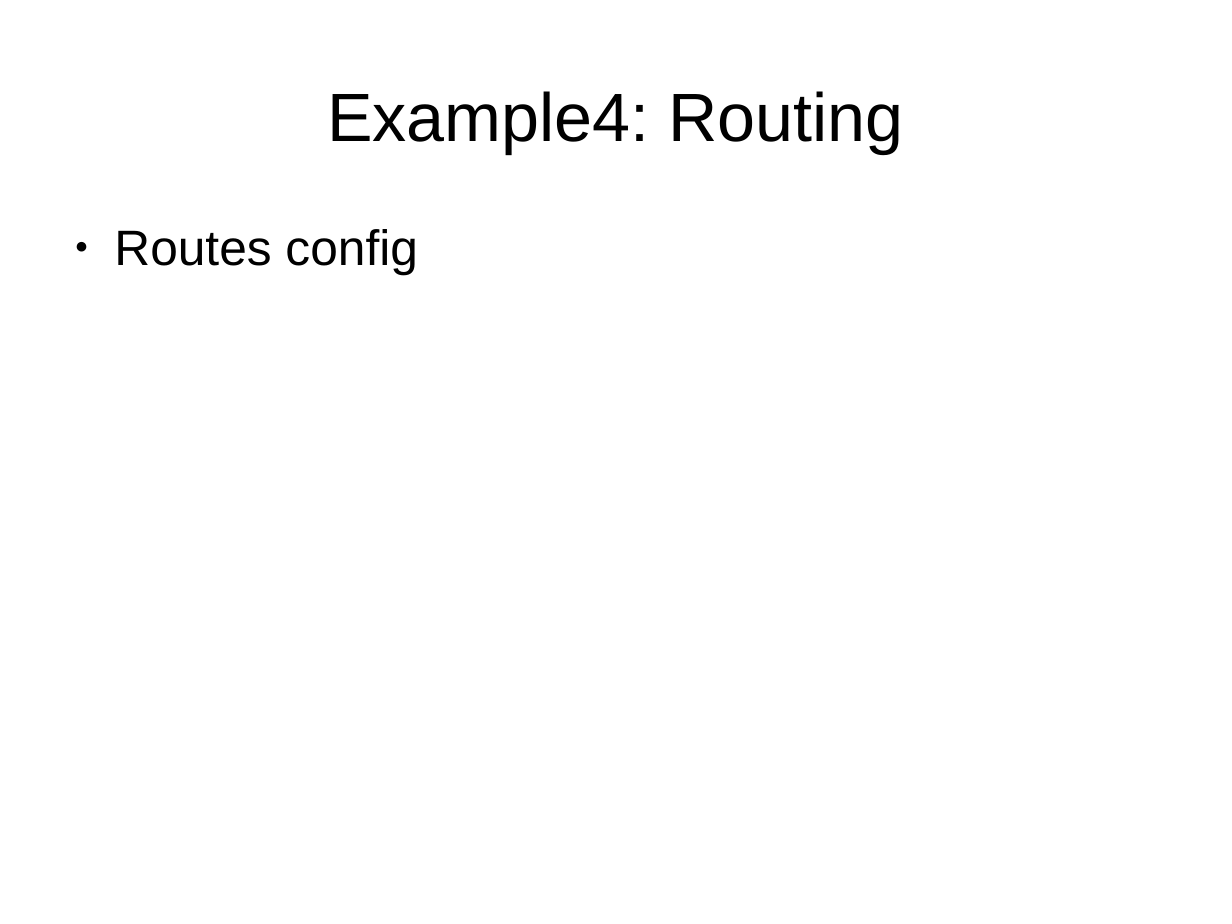
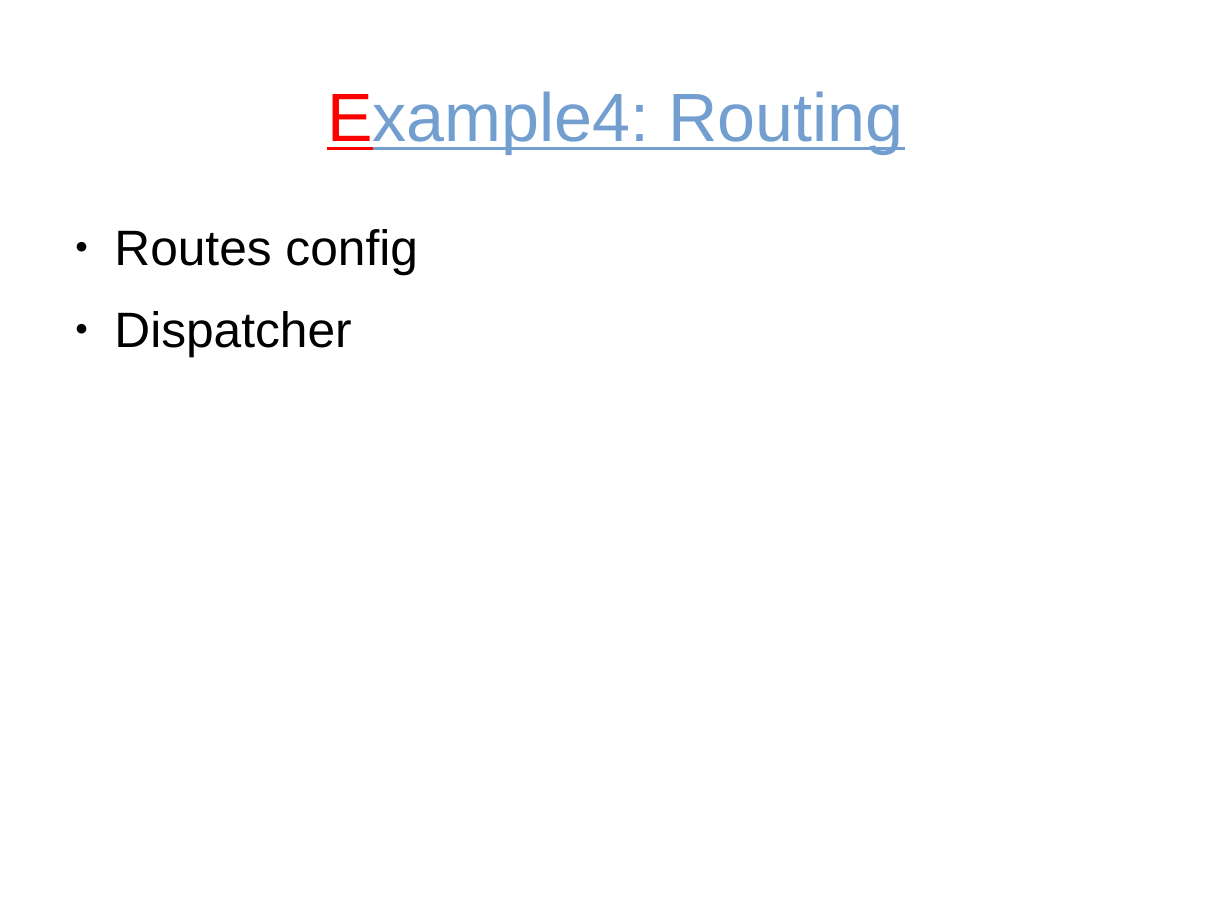
Before and after one commit to tautvilas/frameworks-lecture, a slide deck: slide 7 of doc/presentation.odp (slide 5 before the commit). Drawn at 1232x924 pixels with LibreOffice and Linux fonts; fonts in the diff are those of the drawing. Boxes give left, top, right and bottom in pixels: in the first picture for what was removed or moved away, otherwise in the second. Text is boxed around its words. In the diff, an @@ line names an element or a change of style, - is before the commit and + after.

```diff
--- a/doc/presentation.odp
+++ b/doc/presentation.odp
@@ title "Example4: Routing" at bbox=[327, 91, 904, 153]: text colour #000000 to #FF0000 in "Example4:"; text colour #000000 to #729FCF, underline on @@
@@ text at bbox=[114, 311, 351, 357]: paragraph added @@
+● Dispatcher
```
Also in this commit, not shown: 3 other slides changed, 7 slides added, 4 slides removed.
